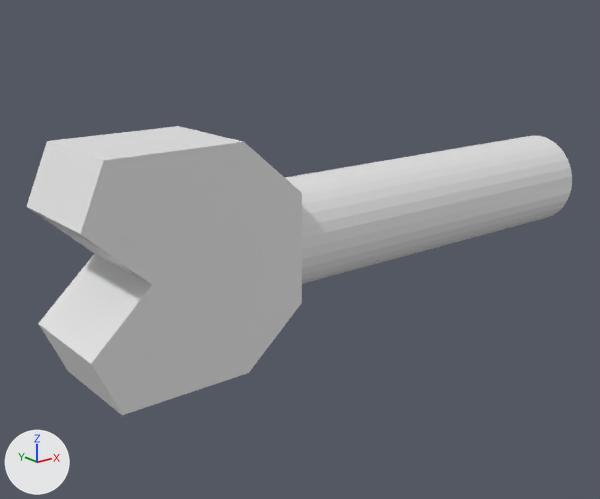
The OBJ model DirectXGame/Resources/screw/screw.obj: old version first, new version second.
Both versions are drawn from a camera (50 mm lens) standing at (-1.26, -1.173, 0.429) and looking at (-0.285, 0.046, -0.058). The lights are fixed; the arrows at lower left show +X, +Y and +Z. The first picture is the older version. Where no turn or scale is listed for an object, it has been applied to the vertices.

The first picture shows '円柱.001'.
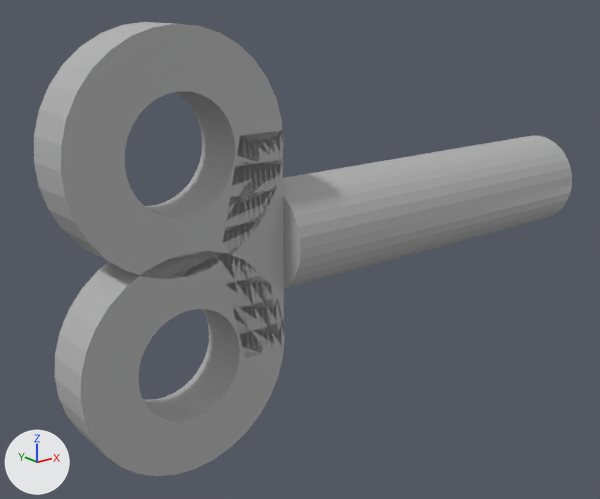
Changed parts and their boxes [x1, y1, x2, y2] in the pictures (600 x 499 px):
'円柱.001', reshaped (57% taller): before [26, 126, 572, 415]; after [34, 22, 572, 476]
part 1 of me_円柱_001, added: after [34, 22, 283, 279]
part 2 of me_円柱_001, added: after [55, 251, 285, 476]
part 3 of me_円柱_001, cut back: before [26, 126, 572, 415]; after [223, 130, 572, 359]
part 4 of me_円柱_001, recoloured (darker): [287, 136, 572, 284] in both

Patch to the scene script:
```diff
--- a/DirectXGame/Resources/screw/screw.obj.py
+++ b/DirectXGame/Resources/screw/screw.obj.py
@@ img_screw_png @@
+img_screw_png = load_image('screw.png', 'screw.png', 1024, 1024, 'sRGB')
@@ mat_マテリアル_001 @@
+mat_マテリアル_001 = principled_material('マテリアル.001')
+mat_マテリアル_001.texture = img_screw_png
@@ me_円柱_001 @@
 # used by ob_円柱_001; location = (0.0, 0.0, 0.0)
-me_円柱_001.from_pydata(...)  # 84 vertices, 160 faces; spans x -0.798..0.4, y -0.1..0.1, z -0.2..0.2
+me_円柱_001.from_pydata(...)  # 330 vertices, 652 faces; spans x -0.798..0.4, y -0.1..0.1, z -0.38..0.38
+# me_円柱_001 part 1: a new loose piece of 128 vertices spanning x -0.798..-0.398, y -0.05..0.05, z -0.02..0.38, in mat_マテリアル_001 (picture img_screw_png)
+# me_円柱_001 part 2: a new loose piece of 128 vertices spanning x -0.798..-0.398, y -0.05..0.05, z -0.38..0.02, in mat_マテリアル_001 (picture img_screw_png)
+# me_円柱_001 part 3
+# 20 vertices are removed from x -0.798..-0.398, y -0.1..0.1, z -0.2..0.2
+# 46 faces are deleted
+# 5 vertices are added at (-0.4, -0.05, 0.2), (-0.487, -0.05, 0.2), (-0.4, -0.05, -0.2), (-0.487, -0.05, -0.2), (-0.533, -0.05, 0.0)
+# 5 new vertices lie (0.0, 0.1, 0.0) away from vertices in x -0.533..-0.4, y -0.05, z -0.2..0.2
+# 26 new faces join them
+# me_円柱_001 part 4: 114 faces spanning x -0.4..0.4, y -0.1..0.1, z -0.1..0.1 switch from no material to mat_マテリアル_001 (picture img_screw_png)
```
